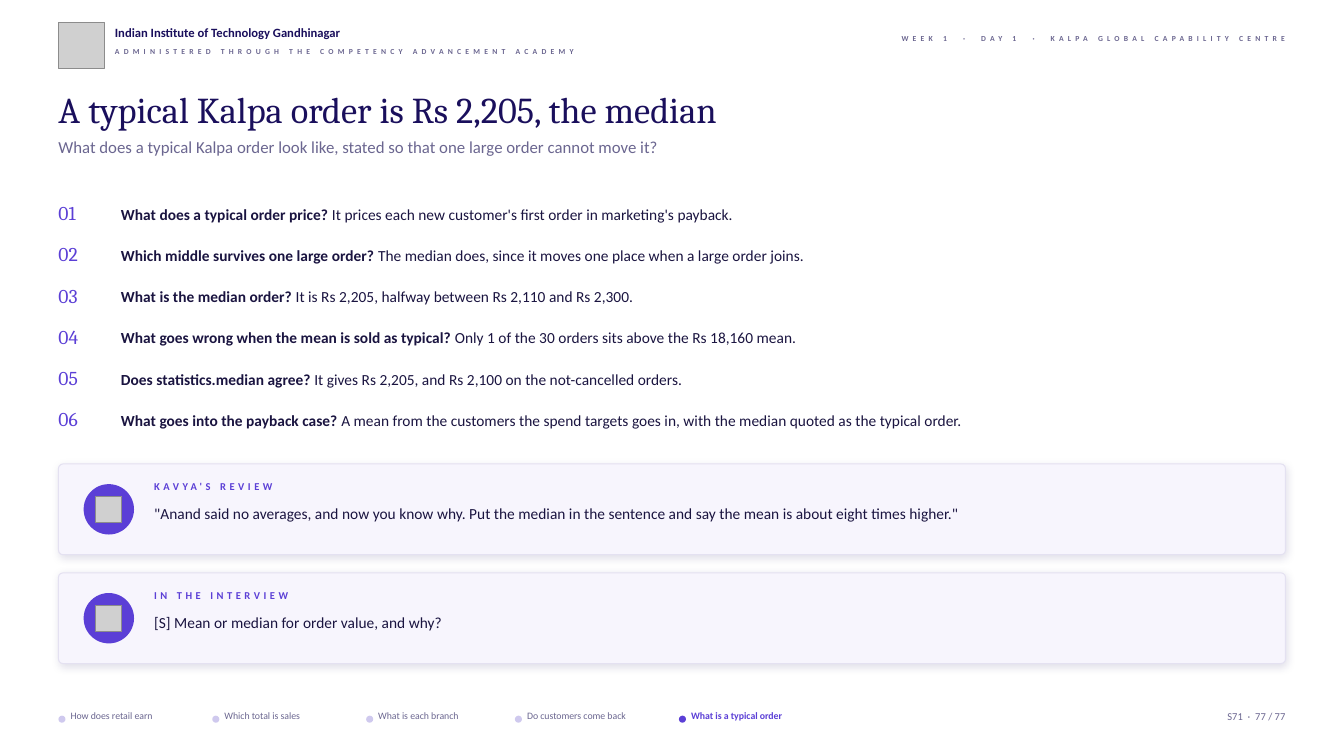
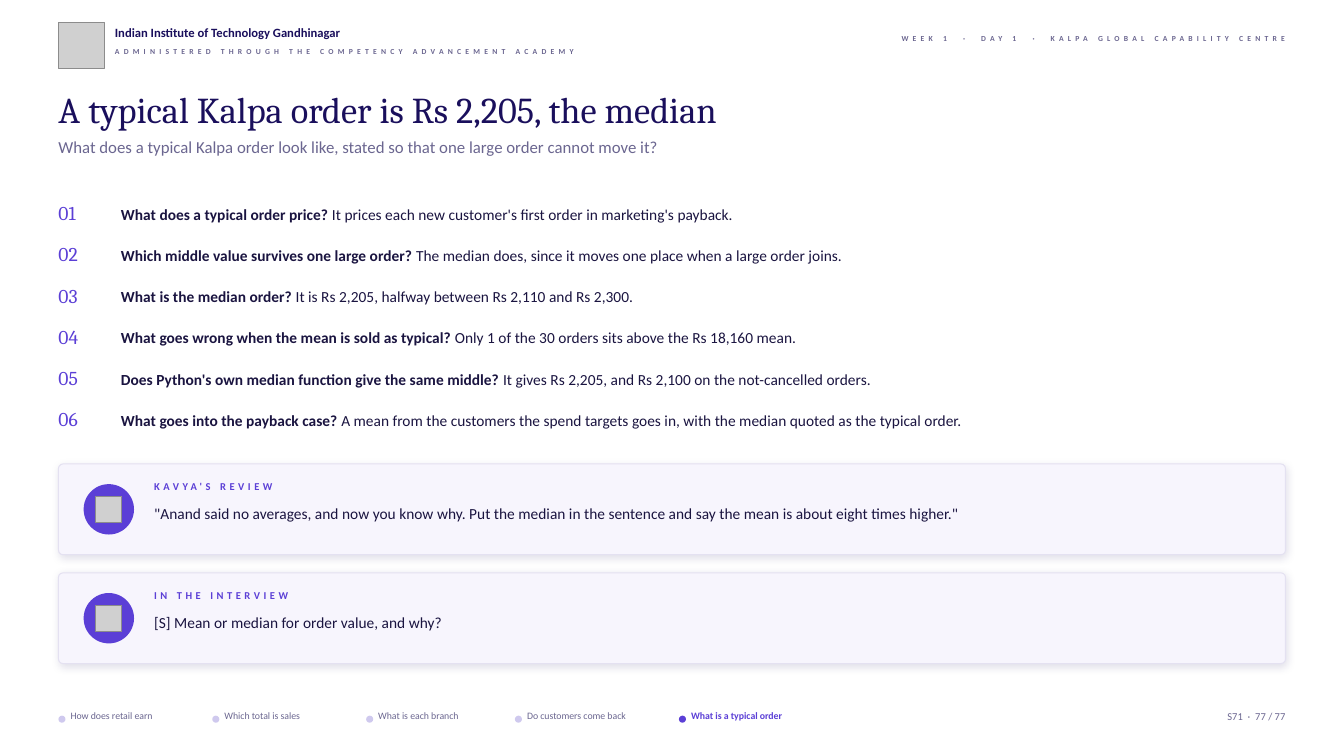
Before and after one commit to fde-academy-lab/c2-content-factory, a slide deck: slide 77 of content/W01/D1/slides/C2_W01_D01_half1_STUDENT.pptx. Drawn at 1344x756 pixels with LibreOffice and Linux fonts; fonts in the diff are those of the drawing; grey boxes stand for pictures; background and template pictures are left out. Boxes give left, top, right and bottom in pixels: in the first picture for what was removed or moved away, otherwise in the second. Text is boxed around its words. In the diff, an @@ line names an element or a change of style, - is before the commit and + after.

```diff
--- a/content/W01/D1/slides/C2_W01_D01_half1_STUDENT.pptx
+++ b/content/W01/D1/slides/C2_W01_D01_half1_STUDENT.pptx
@@ text at [121, 250, 841, 264]: text changed @@
-Which middle survives one large order? The median does, since it moves one place when a large order joins.
+Which middle value survives one large order? The median does, since it moves one place when a large order joins.
@@ text at [121, 374, 871, 388]: text changed @@
-Does statistics.median agree? It gives Rs 2,205, and Rs 2,100 on the not-cancelled orders.
+Does Python's own median function give the same middle? It gives Rs 2,205, and Rs 2,100 on the not-cancelled orders.
```
Also in this commit, not shown: 5 other slides changed, 10 other files.
